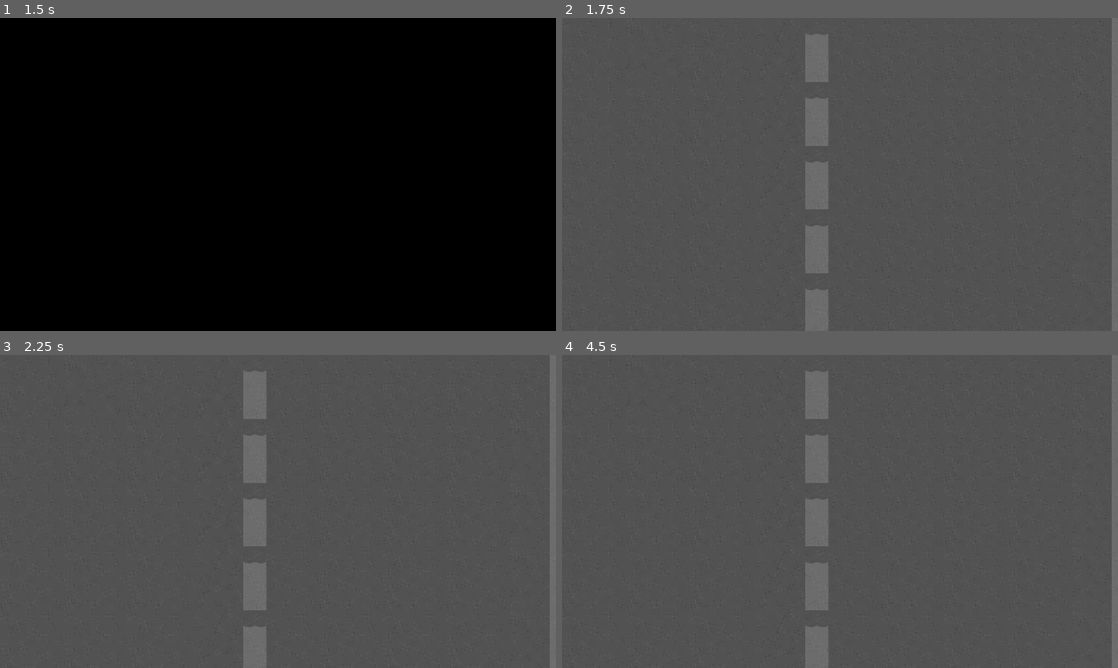
Above: before the commit, frames 1-4 (two rows, left to right).
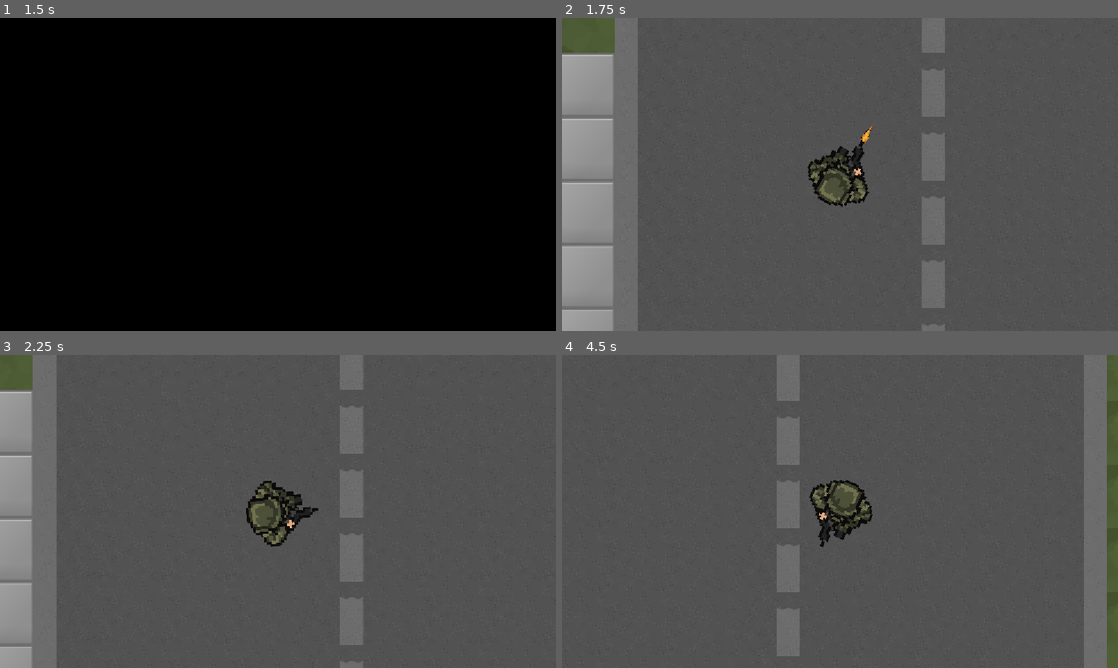
Above: after the commit, the same moments.

Repository: alsta010/shoot-the-soldier-2d
Game: Godot game, scene res://main_menu.tscn
Two runs of this game, one before a commit and one after it. Both use one fixed random seed, a clock stepped at 60 frames per second and the inputs below.
Inputs (mouse positions are in pixels of both pictures, inside the frame that each line leads up to):
- Up to frame 1 (1.5 s): click (283, 161) at 0.5 s; click (283, 161) at 1.25 s
- Up to frame 2 (1.75 s): no input
- Up to frame 3 (2.25 s): tap Enter at 2 s; move the mouse to (400, 495) at 2.02 s; hold D (move_right) from 2.03 s (still down); click (400, 495) at 2.1 s
- Up to frame 4 (4.5 s): move the mouse to (728, 527) at 2.77 s; release D (move_right) at 2.78 s; hold S (move_down) 2.78-3.53 s; click (728, 527) at 2.85 s; move the mouse to (895, 442) at 3.52 s; hold D (move_right) 3.53-4.28 s; click (895, 442) at 3.6 s; move the mouse to (812, 574) at 4.27 s; hold W (move_up) from 4.28 s (still down); click (812, 574) at 4.35 s

Frame 1 is identical in both runs. In frame 2, 19% of the frame differs, in the area x 0-100%, y 0-100%; in frame 3, 16%; in frame 4, 11%.

Commit message:
Changed settings & script

Diff:
--- a/game.tscn
+++ b/game.tscn
@@ -3,6 +3,7 @@
 [ext_resource type="Script" uid="uid://bkeug3s7dcn2j" path="res://game.gd" id="1_e2o6t"]
 [ext_resource type="PackedScene" uid="uid://d3p5nhfarq5c8" path="res://fade_transition.tscn" id="2_feb5d"]
 [ext_resource type="Texture2D" uid="uid://cm1wix7y2mpk7" path="res://Tileset/2DPIXX - Free Topdown Shooter - Environment - City.png" id="3_feb5d"]
+[ext_resource type="PackedScene" uid="uid://cs6aa3b4lauvk" path="res://player.tscn" id="4_fc0e3"]
 
 [sub_resource type="TileSetAtlasSource" id="TileSetAtlasSource_fc0e3"]
 texture = ExtResource("3_feb5d")
@@ -452,3 +453,6 @@
 tile_set = SubResource("TileSet_51c44")
 
 [node name="World" type="Node2D" parent="." unique_id=995039557]
+
+[node name="Player" parent="." unique_id=2068424103 instance=ExtResource("4_fc0e3")]
+position = Vector2(335, 251)
--- a/player.gd
+++ b/player.gd
@@ -25,7 +25,7 @@
 	velocity = move_dir * move_speed
 	move_and_slide()
 
-	func kill():
+func kill():
 		if dead:
 			return
 		dead = true
@@ -33,9 +33,14 @@
 		$Graphics/Dead.show()
 		$Graphics/Alive.hide()
 		$CanvasLayer/DeathScreen.show()
+		z_index = -1
 
 func restart():
 	get_tree().reload_current_scene()
 
 func shoot():
-	pass
+	$MuzzleFlash.show()
+	$MuzzleFlash/Timer.start()
+	$ShootSound.play()
+	if ray_cast_2d.is_colliding() and ray_cast_2d.get_collider().had_method("kill"):
+		ray_cast_2d.get_collider().kill()
--- a/player.tscn
+++ b/player.tscn
@@ -4,13 +4,14 @@
 [ext_resource type="Texture2D" uid="uid://cx0rbqt7efllr" path="res://pictures/soldier.png" id="1_onrkg"]
 [ext_resource type="Texture2D" uid="uid://d0lk1tjmt1qwg" path="res://pictures/dead soldier.png" id="2_i3pqv"]
 [ext_resource type="Texture2D" uid="uid://cvrqsxi8qxhud" path="res://pictures/MuzzleFlash.png" id="3_i3pqv"]
+[ext_resource type="AudioStream" uid="uid://dkjwnkcwpvoxa" path="res://Sounds/death sound 1 .mp3" id="4_2hs0m"]
+[ext_resource type="AudioStream" uid="uid://dyx4q7n424ght" path="res://Sounds/shot sound 1.mp3" id="4_sweqy"]
 
 [sub_resource type="CircleShape2D" id="CircleShape2D_qlk0m"]
 radius = 64.00781
 
 [node name="Player" type="CharacterBody2D" unique_id=2068424103 groups=["player"]]
 script = ExtResource("1_hqtel")
-move_speed = null
 
 [node name="CollisionShape2D" type="CollisionShape2D" parent="." unique_id=1064203532]
 shape = SubResource("CircleShape2D_qlk0m")
@@ -19,6 +20,7 @@
 
 [node name="Alive" type="Sprite2D" parent="Graphics" unique_id=2118466463]
 position = Vector2(0, 2.3841858e-07)
+rotation = 3.1415927
 scale = Vector2(0.34289256, 0.31823394)
 texture = ExtResource("1_onrkg")
 
@@ -28,19 +30,20 @@
 texture = ExtResource("2_i3pqv")
 
 [node name="RayCast2D" type="RayCast2D" parent="." unique_id=1355287828]
-target_position = Vector2(1, 1000)
+target_position = Vector2(0, 320)
 collision_mask = 3
 
 [node name="DeathSound" type="AudioStreamPlayer2D" parent="." unique_id=1331623828]
+stream = ExtResource("4_2hs0m")
 bus = &"sfx"
 
 [node name="ShootSound" type="AudioStreamPlayer2D" parent="." unique_id=1313888211]
+stream = ExtResource("4_sweqy")
 bus = &"sfx"
 
 [node name="MuzzleFlash" type="Sprite2D" parent="." unique_id=202661279]
-visible = false
-position = Vector2(-5.999998, 102)
-rotation = 1.5707964
+position = Vector2(6, -102)
+rotation = 4.712389
 scale = Vector2(0.03900589, 0.03643957)
 texture = ExtResource("3_i3pqv")
 
@@ -51,6 +54,7 @@
 [node name="CanvasLayer" type="CanvasLayer" parent="." unique_id=1686106646]
 
 [node name="DeathScreen" type="Control" parent="CanvasLayer" unique_id=1410202031]
+visible = false
 layout_mode = 3
 anchors_preset = 15
 anchor_right = 1.0
